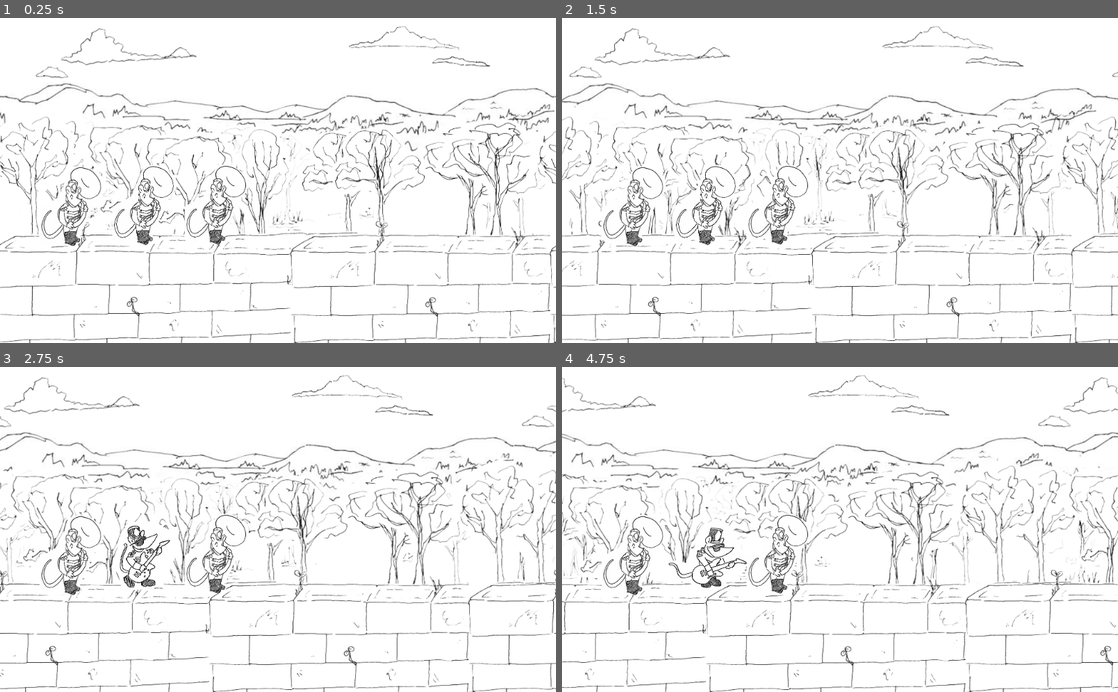
Above: before the commit, frames 1-4 (two rows, left to right).
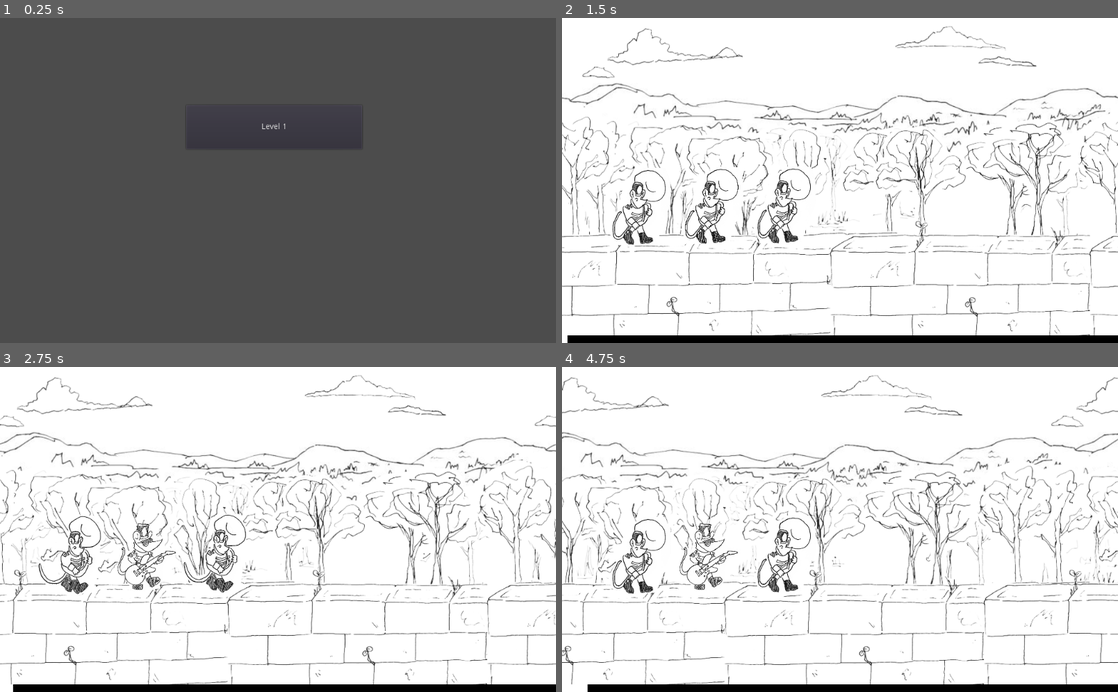
Above: after the commit, the same moments.

Repository: Binney/ludum-dare-46
Game: Godot game, scene res://Menu.tscn
Two runs of this game, one before a commit and one after it. Both use one fixed random seed, a clock stepped at 60 frames per second and the inputs below. Before the commit the project starts from res://LevelOne.tscn.
Inputs (mouse positions are in pixels of both pictures, inside the frame that each line leads up to):
- Up to frame 1 (0.25 s): no input
- Up to frame 2 (1.5 s): click (834, 128) at 0.5 s, where only the run after the commit has a clickable "Level 1"; move the mouse to (778, 203) at 1.27 s; click (778, 203) at 1.42 s
- Up to frame 3 (2.75 s): move the mouse to (144, 552) at 2.02 s; click (144, 552) at 2.17 s
- Up to frame 4 (4.75 s): move the mouse to (634, 555) at 2.77 s; click (634, 555) at 2.92 s; move the mouse to (812, 594) at 3.52 s; click (812, 594) at 3.67 s; move the mouse to (1006, 578) at 4.27 s; click (1006, 578) at 4.42 s

The runs differ from the first frame. In frame 1, 99% of the frame differs, in the area x 0-100%, y 0-100%; in frame 2, 19%; in frame 3, 19%; in frame 4, 19%.

Commit message:
Progress and score

Diff:
--- /dev/null
+++ b/project/GameOver.gd
@@ -0,0 +1,15 @@
+extends Node2D
+
+
+# Declare member variables here. Examples:
+# var a = 2
+# var b = "text"
+
+
+# Called when the node enters the scene tree for the first time.
+func _ready():
+	$Label.text = 'Level complete. You scored %d percent' % get_tree().get_root().get_child(0).last_level_score
+
+
+func _on_Menu_Btn_pressed():
+	get_tree().change_scene("res://Menu.tscn")
--- /dev/null
+++ b/project/GameOver.tscn
@@ -0,0 +1,28 @@
+[gd_scene load_steps=2 format=2]
+
+[ext_resource path="res://GameOver.gd" type="Script" id=1]
+
+[node name="Node2D" type="Node2D"]
+script = ExtResource( 1 )
+
+[node name="Label" type="Label" parent="."]
+margin_left = 1.0
+margin_top = 147.207
+margin_right = 1024.0
+margin_bottom = 255.207
+text = "Level complete. You scored XX percent."
+align = 1
+__meta__ = {
+"_edit_use_anchors_": false
+}
+
+[node name="Menu_Btn" type="Button" parent="."]
+margin_left = 381.2
+margin_top = 283.587
+margin_right = 641.2
+margin_bottom = 351.587
+text = "Back to menu"
+__meta__ = {
+"_edit_use_anchors_": false
+}
+[connection signal="pressed" from="Menu_Btn" to="." method="_on_Menu_Btn_pressed"]
--- a/project/LevelOne.gd
+++ b/project/LevelOne.gd
@@ -10,7 +10,18 @@
 		if (child is Mousician):
 			child.play_loop()
 
+var sad_time = 0
+
 # Called every frame. 'delta' is the elapsed time since the previous frame.
 func _process(delta):
+	$ProgressBar.value += delta
+
+	if ($ProgressBar.value == $ProgressBar.max_value):
+		get_tree().get_root().get_child(0).last_level_score = 100 * (($ProgressBar.max_value - sad_time) / $ProgressBar.max_value)
+		get_tree().change_scene('res://GameOver.tscn')
+
 	var scroll = Vector2(WALKING_SPEED, 0);
 	$CountrysideBackground.scroll_offset -= scroll
+	for child in get_children():
+		if (child is Mousician && child.is_sad()):
+			sad_time += delta
--- a/project/LevelOne.tscn
+++ b/project/LevelOne.tscn
@@ -25,6 +25,12 @@
 
 [sub_resource type="GradientTexture" id=2]
 gradient = SubResource( 1 )
+
+[sub_resource type="StyleBoxFlat" id=3]
+bg_color = Color( 1, 1, 1, 1 )
+
+[sub_resource type="StyleBoxFlat" id=4]
+bg_color = Color( 0, 0, 0, 1 )
 
 [node name="LevelOne" type="Node2D"]
 script = ExtResource( 4 )
@@ -152,3 +158,16 @@
 [node name="Tubist" parent="." instance=ExtResource( 16 )]
 position = Vector2( 134.973, 346.591 )
 loop_track = ExtResource( 17 )
+
+[node name="ProgressBar" type="ProgressBar" parent="."]
+margin_top = 586.0
+margin_right = 1024.0
+margin_bottom = 600.0
+custom_styles/fg = SubResource( 3 )
+custom_styles/bg = SubResource( 4 )
+max_value = 90.0
+step = 0.0
+percent_visible = false
+__meta__ = {
+"_edit_use_anchors_": false
+}
--- /dev/null
+++ b/project/Menu.gd
@@ -0,0 +1,20 @@
+extends Node2D
+
+
+# Declare member variables here. Examples:
+# var a = 2
+# var b = "text"
+
+
+# Called when the node enters the scene tree for the first time.
+func _ready():
+	pass # Replace with function body.
+
+
+# Called every frame. 'delta' is the elapsed time since the previous frame.
+#func _process(delta):
+#	pass
+
+
+func _on_Level_1_Btn_pressed():
+	 get_tree().change_scene("res://LevelOne.tscn")
--- /dev/null
+++ b/project/Menu.tscn
@@ -0,0 +1,17 @@
+[gd_scene load_steps=2 format=2]
+
+[ext_resource path="res://Menu.gd" type="Script" id=1]
+
+[node name="Node2D" type="Node2D"]
+script = ExtResource( 1 )
+
+[node name="Level_1_Btn" type="Button" parent="."]
+margin_left = 343.0
+margin_top = 161.0
+margin_right = 667.0
+margin_bottom = 242.0
+text = "Level 1"
+__meta__ = {
+"_edit_use_anchors_": false
+}
+[connection signal="pressed" from="Level_1_Btn" to="." method="_on_Level_1_Btn_pressed"]
--- /dev/null
+++ b/project/PlayerState.gd
@@ -0,0 +1,3 @@
+extends Node
+
+var last_level_score
--- a/project/bus_layout.tres
+++ b/project/bus_layout.tres
@@ -13,6 +13,7 @@
 [sub_resource type="AudioEffectDelay" id=3]
 resource_name = "Delay"
 dry = 0.0
+tap1/delay_ms = 500.0
 tap1/level_db = 0.0
 tap1/pan = 0.0
 tap2/active = false
--- a/project/healthy_delay.tres
+++ b/project/healthy_delay.tres
@@ -3,7 +3,6 @@
 [resource]
 resource_name = "Delay"
 dry = 0.0
-tap1/delay_ms = 125.0
 tap1/level_db = 0.0
 tap1/pan = 0.0
 tap2/active = false
--- a/project/project.godot
+++ b/project/project.godot
@@ -16,12 +16,16 @@
 [application]
 
 config/name="Hello Godot"
-run/main_scene="res://LevelOne.tscn"
+run/main_scene="res://Menu.tscn"
 config/icon="res://icon.png"
 
 [audio]
 
 default_bus_layout="res://bus_layout.tres"
+
+[autoload]
+
+PlayerState="*res://PlayerState.gd"
 
 [input_devices]
 
Not shown: 1 places in project/LevelOne.tscn that only renumber resources
